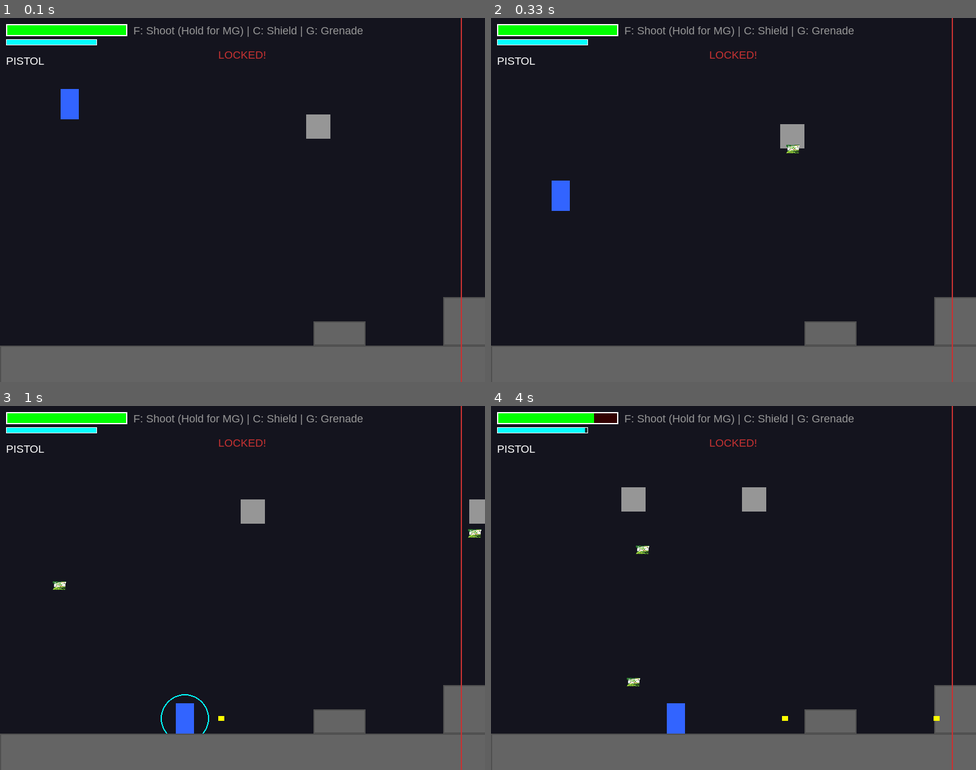
Above: before the commit, frames 1-4 (two rows, left to right).
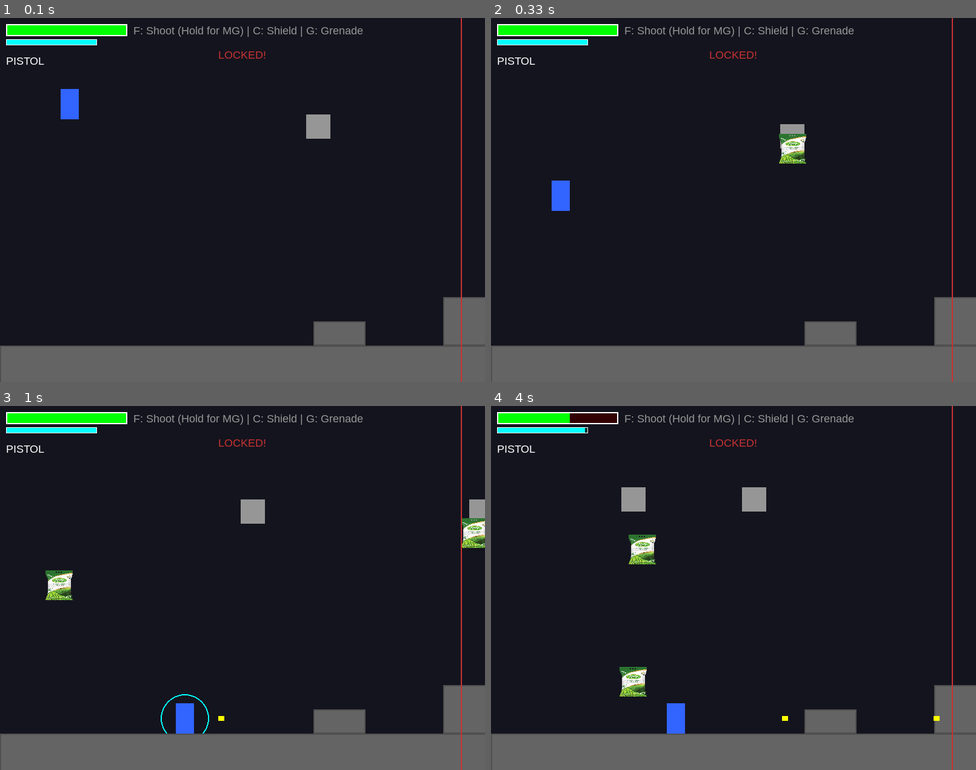
Above: after the commit, the same moments.

Repository: SayaUSB/FP-PBO-Pygame
Game: pygame game, started from test.py
Same seed, same stepped clock (60 frames per second), same inputs: the game is played once before the commit and once after it.
Inputs:
- Up to frame 1 (0.1 s): no input
- Up to frame 2 (0.33 s): no input
- Up to frame 3 (1 s): hold Right 0.33-0.8 s; hold Right from 0.83 s (still down); tap F at 0.9 s; tap C at 0.98 s
- Up to frame 4 (4 s): tap F at 1.2, 1.4, 1.7, 2.3, 2.6, 2.73, 3.13, 3.43, 3.8 s; release Right at 1.3 s; hold Left 1.33-1.87 s; tap G at 1.48, 2.82 s; hold Left 2.23-2.63 s; tap C at 2.38, 3.88 s; hold Up 2.67-3.03 s; hold Right 3.07-3.7 s; hold Down from 3.73 s (still down)

Frame 1 is identical in both runs. In frame 2, 0.4% of the frame differs, in the area x 59-65%, y 31-40%; in frame 3, 0.8%; in frame 4, 0.9%, in the area x 16-34%, y 2-80%.

Commit message:
refactor: Bigger helicopter projectiles

Diff:
--- a/test.py
+++ b/test.py
@@ -402,7 +402,7 @@
         if os.path.exists(bullet_filename):
             try:
                 raw_image = pygame.image.load(bullet_filename).convert_alpha()
-                self.heli_bullet_img = pygame.transform.scale(raw_image, (25, 15))
+                self.heli_bullet_img = pygame.transform.scale(raw_image, (50, 50))
             except Exception as e:
                 self.heli_bullet_img = pygame.Surface((16, 16))
                 self.heli_bullet_img.fill((150, 150, 150))
